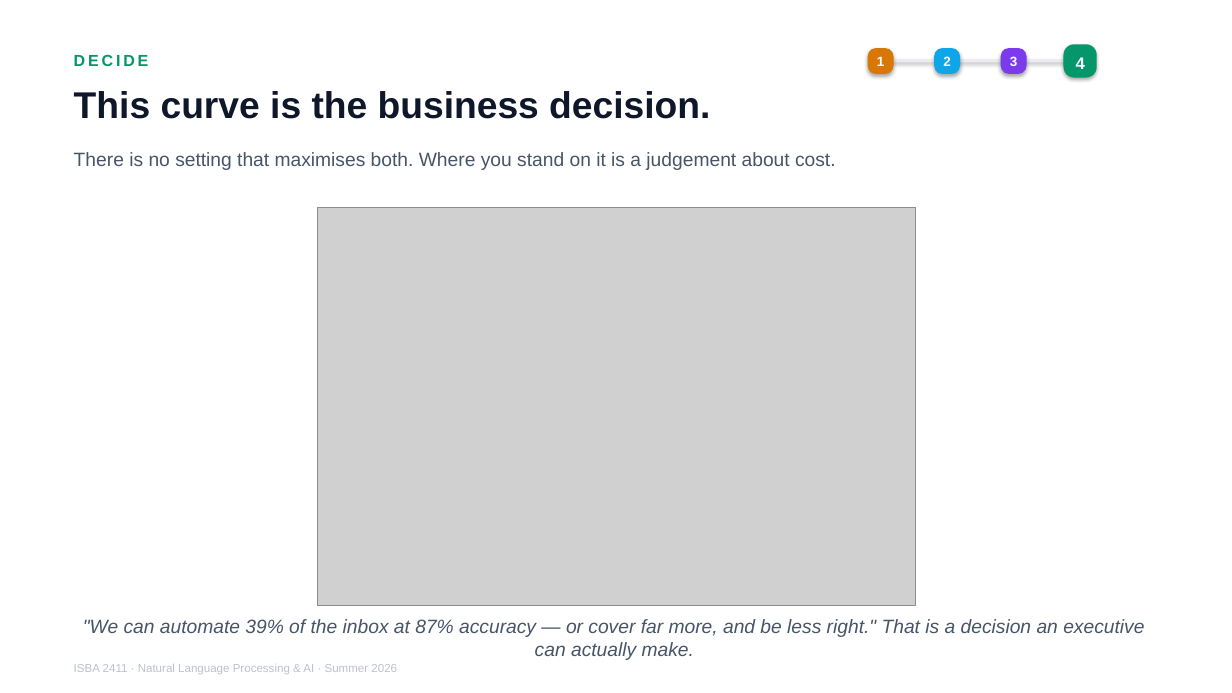
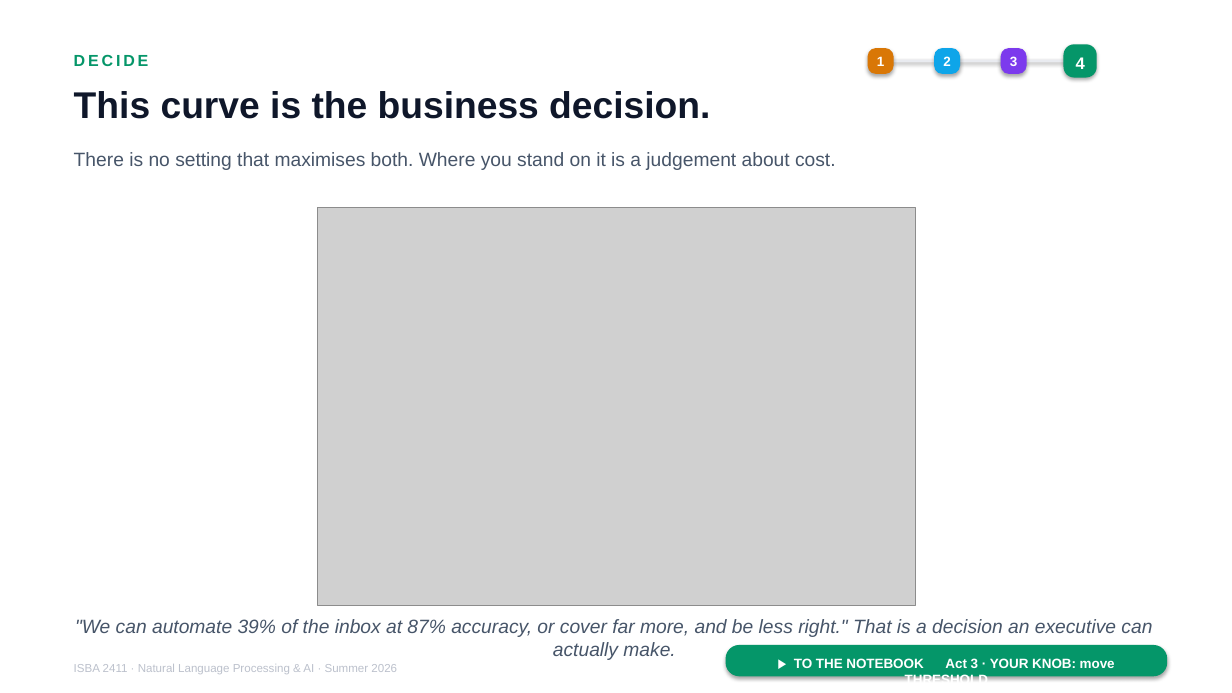
Before and after one commit to JulesMalin/isba2411-nlp, a slide deck: slide 18 of Week 7/L13_Support_Copilot.pptx. Drawn at 1232x693 pixels with LibreOffice and Linux fonts; fonts in the diff are those of the drawing; grey boxes stand for pictures. Boxes give left, top, right and bottom in pixels: in the first picture for what was removed or moved away, otherwise in the second. Text is boxed around its words. In the diff, an @@ line names an element or a change of style, - is before the commit and + after.

```diff
--- a/Week 7/L13_Support_Copilot.pptx
+++ b/Week 7/L13_Support_Copilot.pptx
@@ text at [75,619,1152,660]: text changed @@
-"We can automate 39% of the inbox at 87% accuracy — or cover far more, and be less right." That is a decision an executive can actually make.
+"We can automate 39% of the inbox at 87% accuracy, or cover far more, and be less right." That is a decision an executive can actually make.
@@ rounded rectangle added at [726,645,1167,677], fill #059669 @@
@@ text added at [794,658,1115,679], 10.5 pt, text #FFFFFF, bold @@
+▶ TO THE NOTEBOOK Act 3 · YOUR KNOB: move THRESHOLD
```
Also in this commit, not shown: 18 other slides changed.
